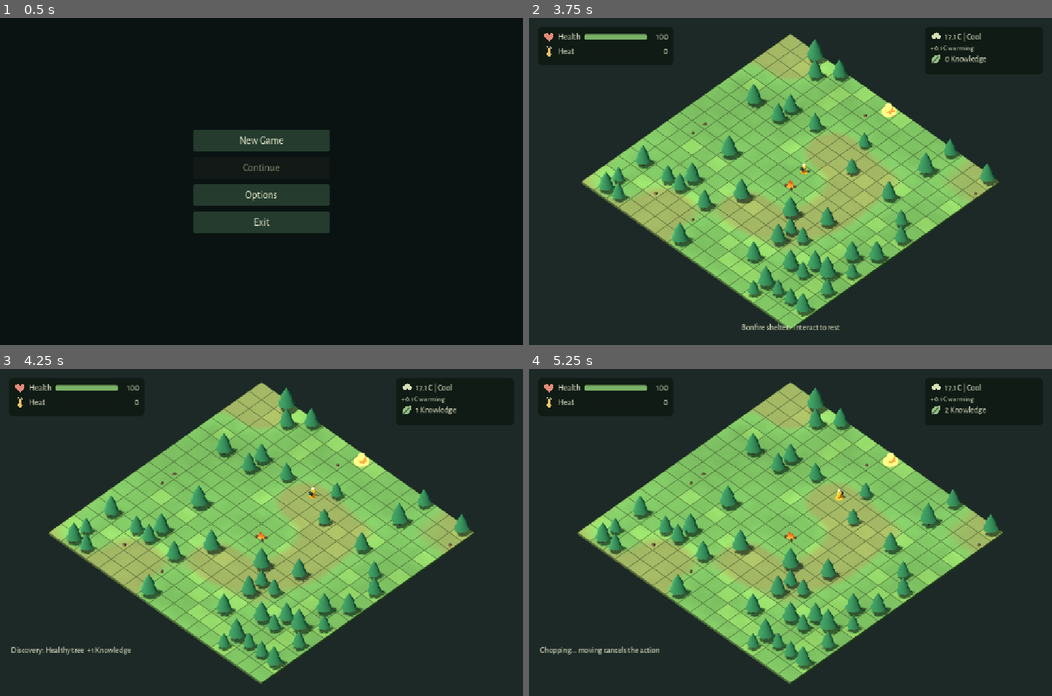
Above: before the commit, frames 1-4 (two rows, left to right).
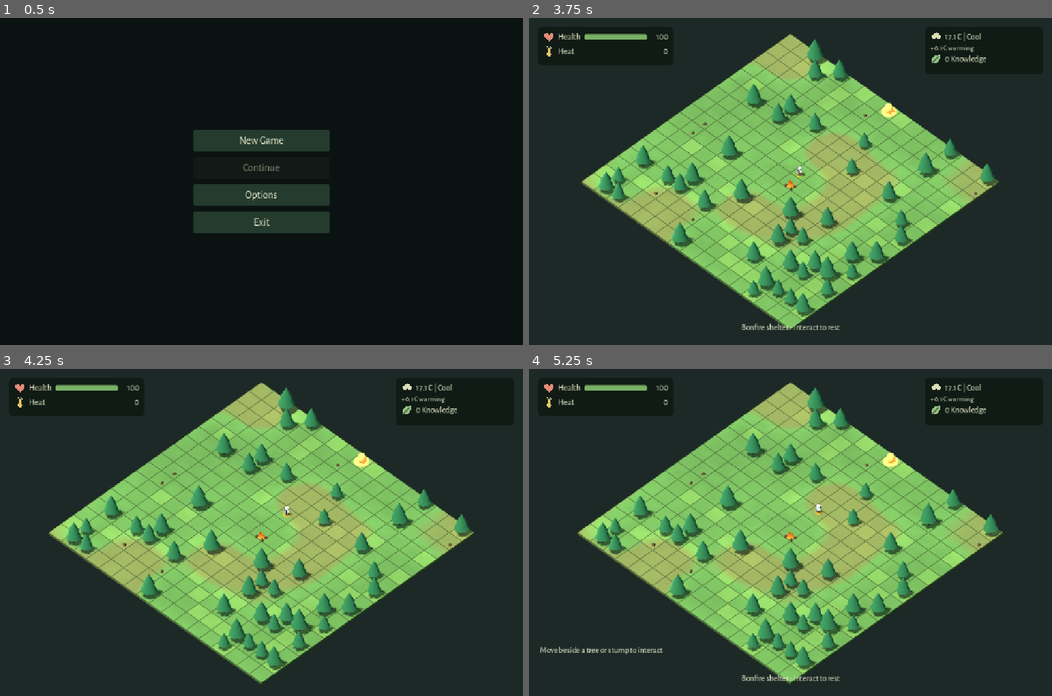
Above: after the commit, the same moments.

Repository: emir-masinovic/gameup-2026-nihilists
Game: Godot game, scene res://features/menus/main_menu.tscn
The game is run twice, just before and just after one commit, with the same random seed, the same clock (stepped at 60 frames per second) and the same inputs.
Inputs (mouse positions are in pixels of both pictures, inside the frame that each line leads up to):
- Up to frame 1 (0.5 s): no input
- Up to frame 2 (3.75 s): click "New Game" at 0.5 s; tap Enter (ui_accept) at 1.25, 1.52 s; move the mouse to (905, 165) at 1.27 s; hold D (move_east) 1.28-2 s; hold E (interact) 1.28-2 s; click (905, 165) at 1.42 s; click "Return to forest" at 2 s; drag from (685, 197) to (764, 246) at 2.77 s; move the mouse to (842, 109) at 3.52 s; hold D (move_east) from 3.53 s (still down); hold Mouse wheel up (camera_zoom_in) from 3.53 s (still down)
- Up to frame 3 (4.25 s): keep holding D (move_east); keep holding Mouse wheel up (camera_zoom_in); tap E (interact) at 3.8 s
- Up to frame 4 (5.25 s): release D (move_east) at 4.25 s; release Mouse wheel up (camera_zoom_in) at 4.25 s; drag from (764, 597) to (633, 483) at 4.27 s; move the mouse to (947, 581) at 5.02 s; hold A (move_west) from 5.03 s (still down); hold E (interact) from 5.03 s (still down)

Frame 1 is identical in both runs. In frame 2, less than 0.1% of the frame differs, in the area x 47-54%, y 27-49%; in frame 3, 0.4%; in frame 4, 0.6%, in the area x 2-88%, y 11-96%.

Commit message:
feat: add weather effects and enhance player movement animations

Diff:
--- a/features/levels/forest/forest_level.gd
+++ b/features/levels/forest/forest_level.gd
@@ -22,6 +22,8 @@
 var ended = false
 var hud: Control
 var recovery_seen = false
+var rain_particles: CPUParticles3D
+var heat_particles: CPUParticles3D
 
 func _ready():
 	if not OS.get_cmdline_user_args().has("--fixed-seed"):
@@ -74,8 +76,10 @@
 	_apply_shadow_quality()
 	_create_landmarks()
 	_create_kenney_props()
+	_create_weather_effects()
 	_update_lighting()
 	_refresh_visuals()
+	_update_weather_effects()
 	_update_hud()
 
 func _apply_shadow_quality():
@@ -104,6 +108,7 @@
 		if shade > 0.0:
 			_discover("interaction.tree_shade", "Trees reduce heat exposure")
 		_refresh_visuals()
+		_update_weather_effects()
 		if survival.dead:
 			_end_run("death")
 		_update_hud()
@@ -194,6 +199,7 @@
 			for child in tree.get_children():
 				if child is MeshInstance3D and child.name.begins_with("Crown"):
 					child.material_override = leaf_materials[bucket]
+					child.visible = data.tree_state != "dead"
 
 func _update_hud():
 	var safe = $GridPlayer.cell.distance_to(grid.start) <= 2.2
@@ -298,3 +304,65 @@
 		prop.scale = Vector3.ONE * 1.5
 		prop.add_to_group("forest_props")
 		add_child(prop)
+
+func _create_weather_effects():
+	var center = grid.world_position(Vector2i(grid.SIZE / 2, grid.SIZE / 2))
+
+	rain_particles = CPUParticles3D.new()
+	rain_particles.name = "RainParticles"
+	rain_particles.emitting = false
+	rain_particles.amount = 140
+	rain_particles.lifetime = 1.2
+	rain_particles.emission_shape = CPUParticles3D.EMISSION_SHAPE_BOX
+	rain_particles.emission_box_extents = Vector3(18.0, 1.0, 18.0)
+	rain_particles.direction = Vector3(-0.2, -1.0, -0.1)
+	rain_particles.spread = 4.0
+	rain_particles.initial_velocity_min = 18.0
+	rain_particles.initial_velocity_max = 24.0
+
+	var rain_mat = StandardMaterial3D.new()
+	rain_mat.transparency = BaseMaterial3D.TRANSPARENCY_ALPHA
+	rain_mat.albedo_color = Color(0.75, 0.88, 1.0, 0.45)
+	rain_mat.roughness = 0.2
+
+	var drop = BoxMesh.new()
+	drop.size = Vector3(0.025, 0.38, 0.025)
+	drop.material = rain_mat
+	rain_particles.mesh = drop
+	rain_particles.position = center + Vector3(0, 12.0, 0)
+	add_child(rain_particles)
+
+	heat_particles = CPUParticles3D.new()
+	heat_particles.name = "HeatParticles"
+	heat_particles.emitting = false
+	heat_particles.amount = 40
+	heat_particles.lifetime = 2.4
+	heat_particles.emission_shape = CPUParticles3D.EMISSION_SHAPE_BOX
+	heat_particles.emission_box_extents = Vector3(18.0, 0.2, 18.0)
+	heat_particles.direction = Vector3(0.0, 1.0, 0.0)
+	heat_particles.spread = 15.0
+	heat_particles.initial_velocity_min = 0.5
+	heat_particles.initial_velocity_max = 1.2
+
+	var heat_mat = StandardMaterial3D.new()
+	heat_mat.transparency = BaseMaterial3D.TRANSPARENCY_ALPHA
+	heat_mat.albedo_color = Color(1.0, 0.65, 0.25, 0.55)
+	heat_mat.emission_enabled = true
+	heat_mat.emission = Color(1.0, 0.5, 0.15)
+	heat_mat.emission_energy_multiplier = 0.8
+
+	var ember = SphereMesh.new()
+	ember.radius = 0.035
+	ember.height = 0.07
+	ember.radial_segments = 5
+	ember.rings = 3
+	ember.material = heat_mat
+	heat_particles.mesh = ember
+	heat_particles.position = center + Vector3(0, 0.2, 0)
+	add_child(heat_particles)
+
+func _update_weather_effects():
+	if rain_particles != null:
+		rain_particles.emitting = (climate.weather == "rain")
+	if heat_particles != null:
+		heat_particles.emitting = (climate.weather == "heat")
--- a/features/levels/forest/forest_tree.tscn
+++ b/features/levels/forest/forest_tree.tscn
@@ -1,29 +1,60 @@
-[gd_scene load_steps=5 format=3]
+[gd_scene load_steps=6 format=3]
+
 [sub_resource type="StandardMaterial3D" id="Bark"]
 albedo_color = Color(0.26, 0.16, 0.09, 1)
 roughness = 1.0
+
 [sub_resource type="CylinderMesh" id="Trunk"]
 material = SubResource("Bark")
 top_radius = 0.11
 bottom_radius = 0.2
 height = 1.3
 radial_segments = 6
+
+[sub_resource type="CylinderMesh" id="BranchMesh"]
+material = SubResource("Bark")
+top_radius = 0.03
+bottom_radius = 0.07
+height = 0.65
+radial_segments = 5
+
 [sub_resource type="StandardMaterial3D" id="Leaves"]
 albedo_color = Color(0.13, 0.33, 0.22, 1)
 roughness = 1.0
+
 [sub_resource type="CylinderMesh" id="Crown"]
 material = SubResource("Leaves")
 top_radius = 0.0
 bottom_radius = 0.85
 height = 1.7
 radial_segments = 7
+
 [node name="ForestTree" type="Node3D"]
+
 [node name="Trunk" type="MeshInstance3D" parent="."]
 position = Vector3(0, 0.65, 0)
 mesh = SubResource("Trunk")
+
+[node name="Branch1" type="MeshInstance3D" parent="."]
+transform = Transform3D(0.8192, 0.5736, 0, -0.5736, 0.8192, 0, 0, 0, 1, 0.18, 1.25, 0)
+mesh = SubResource("BranchMesh")
+
+[node name="Branch2" type="MeshInstance3D" parent="."]
+transform = Transform3D(-0.766, -0.6428, 0, 0.6428, -0.766, 0, 0, 0, 1, -0.2, 1.45, 0.05)
+mesh = SubResource("BranchMesh")
+
+[node name="Branch3" type="MeshInstance3D" parent="."]
+transform = Transform3D(1, 0, 0, 0, 0.7071, -0.7071, 0, 0.7071, 0.7071, 0.05, 1.65, 0.16)
+mesh = SubResource("BranchMesh")
+
+[node name="Branch4" type="MeshInstance3D" parent="."]
+transform = Transform3D(1, 0, 0, 0, 0.766, 0.6428, 0, -0.6428, 0.766, -0.05, 1.8, -0.16)
+mesh = SubResource("BranchMesh")
+
 [node name="CrownLower" type="MeshInstance3D" parent="."]
 position = Vector3(0, 1.55, 0)
 mesh = SubResource("Crown")
+
 [node name="CrownUpper" type="MeshInstance3D" parent="."]
 position = Vector3(0, 2.25, 0)
 scale = Vector3(0.73, 0.8, 0.73)
--- a/features/player/grid_player.gd
+++ b/features/player/grid_player.gd
@@ -2,6 +2,9 @@
 signal cell_entered(cell: Vector2i)
 const CARDINAL_DIRECTIONS = [Vector2i.UP, Vector2i.RIGHT, Vector2i.DOWN, Vector2i.LEFT]
 const INPUT_ALIGNMENT_HYSTERESIS = 0.08
+
+@export_range(0.15, 0.8) var step_duration: float = 0.32
+
 var facing = Vector2i.UP
 var cell = Vector2i.ZERO
 var grid: RefCounted
@@ -9,13 +12,74 @@
 var move_tween: Tween
 var _screen_directions: Dictionary = {}
 
+var _body: Node3D
+var _arm_left: Node3D
+var _arm_right: Node3D
+var _leg_left: Node3D
+var _leg_right: Node3D
+var _step_dust: CPUParticles3D
+
+var _step_count: int = 0
+var _step_elapsed: float = 0.0
+var _step_planted: bool = false
+var _target_yaw: float = 0.0
+
+func _ready():
+	_cache_nodes()
+	_create_step_dust()
+
+func _create_step_dust():
+	if _step_dust != null:
+		return
+	_step_dust = CPUParticles3D.new()
+	_step_dust.name = "StepDust"
+	_step_dust.emitting = false
+	_step_dust.one_shot = true
+	_step_dust.explosiveness = 0.95
+	_step_dust.amount = 6
+	_step_dust.lifetime = 0.35
+	_step_dust.direction = Vector3(0, 1, 0)
+	_step_dust.spread = 50.0
+	_step_dust.initial_velocity_min = 0.4
+	_step_dust.initial_velocity_max = 0.85
+	_step_dust.gravity = Vector3(0, -3.5, 0)
+
+	var dust_mat = StandardMaterial3D.new()
+	dust_mat.transparency = BaseMaterial3D.TRANSPARENCY_ALPHA
+	dust_mat.albedo_color = Color(0.55, 0.46, 0.35, 0.5)
+	dust_mat.roughness = 1.0
+
+	var sphere = SphereMesh.new()
+	sphere.radius = 0.035
+	sphere.height = 0.07
+	sphere.radial_segments = 5
+	sphere.rings = 3
+	sphere.material = dust_mat
+	_step_dust.mesh = sphere
+	add_child(_step_dust)
+
+func _cache_nodes():
+	if _body == null:
+		_body = get_node_or_null("Body")
+	if _body != null:
+		if _arm_left == null:
+			_arm_left = _body.get_node_or_null("ArmLeft")
+		if _arm_right == null:
+			_arm_right = _body.get_node_or_null("ArmRight")
+		if _leg_left == null:
+			_leg_left = _body.get_node_or_null("LegLeft")
+		if _leg_right == null:
+			_leg_right = _body.get_node_or_null("LegRight")
+
 func configure(data: RefCounted):
 	grid = data
 	cell = grid.start
 	position = grid.world_position(cell)
 	_screen_directions.clear()
-
-func _process(_delta):
+	_cache_nodes()
+
+func _process(delta: float):
+	_update_animation(delta)
 	if moving or grid == null:
 		return
 	var direction = Vector2i.ZERO
@@ -29,6 +93,93 @@
 		direction = Vector2i.RIGHT
 	if direction != Vector2i.ZERO:
 		try_move(screen_direction_to_grid(direction))
+
+func _update_animation(delta: float):
+	_cache_nodes()
+	if _body == null:
+		return
+	if moving:
+		_step_elapsed += delta
+		var t = clampf(_step_elapsed / step_duration, 0.0, 1.0)
+		var foot_side = 1.0 if (_step_count % 2 == 1) else -1.0
+
+		if t < 0.72:
+			# Stride phase (push-off and aerial stride)
+			var stride_t = t / 0.72
+			var stride_curve = sin(stride_t * PI)
+
+			# Hop arc
+			_body.position.y = stride_curve * 0.11
+			_body.scale = Vector3.ONE
+			# Leaning into the step & shifting weight
+			_body.rotation.x = -stride_curve * 0.14
+			_body.rotation.z = stride_curve * 0.06 * foot_side
+
+			# Deliberate leg strides
+			var leg_angle = stride_curve * 0.75 * foot_side
+			if _leg_left:
+				_leg_left.rotation.x = leg_angle
+			if _leg_right:
+				_leg_right.rotation.x = -leg_angle
+
+			# Natural opposing arm swings with mass
+			if _arm_left:
+				_arm_left.rotation.x = -leg_angle * 0.75
+				_arm_left.rotation.z = 0.06
+			if _arm_right:
+				_arm_right.rotation.x = leg_angle * 0.75
+				_arm_right.rotation.z = -0.06
+		else:
+			# Foot plant & impact cushion phase (t >= 0.72)
+			if not _step_planted:
+				_step_planted = true
+				if _step_dust != null:
+					var boot_offset_x = -0.13 if (_step_count % 2 == 1) else 0.13
+					_step_dust.position = Vector3(boot_offset_x, 0.02, 0.0)
+					_step_dust.restart()
+
+			var impact_t = (t - 0.72) / 0.28
+			var cushion = sin(impact_t * PI)
+			# Heel strike dip & rebound
+			_body.position.y = -cushion * 0.035
+			# Weight compression / squash
+			_body.scale = Vector3(1.0 + cushion * 0.05, 1.0 - cushion * 0.06, 1.0 + cushion * 0.05)
+
+			_body.rotation.x = lerpf(_body.rotation.x, 0.0, impact_t * 1.5)
+			_body.rotation.z = lerpf(_body.rotation.z, 0.0, impact_t * 1.5)
+
+			# Legs plant firmly on ground
+			if _leg_left:
+				_leg_left.rotation.x = lerpf(_leg_left.rotation.x, 0.0, impact_t * 2.0)
+			if _leg_right:
+				_leg_right.rotation.x = lerpf(_leg_right.rotation.x, 0.0, impact_t * 2.0)
+			if _arm_left:
+				_arm_left.rotation.x = lerpf(_arm_left.rotation.x, 0.0, impact_t * 2.0)
+			if _arm_right:
+				_arm_right.rotation.x = lerpf(_arm_right.rotation.x, 0.0, impact_t * 2.0)
+
+		_body.rotation.y = lerp_angle(_body.rotation.y, _target_yaw, delta * 20.0)
+	else:
+		# Return limbs smoothly to relaxed stance
+		var blend = delta * 12.0
+		if _leg_left:
+			_leg_left.rotation.x = lerpf(_leg_left.rotation.x, 0.0, blend)
+		if _leg_right:
+			_leg_right.rotation.x = lerpf(_leg_right.rotation.x, 0.0, blend)
+		if _arm_left:
+			_arm_left.rotation.x = lerpf(_arm_left.rotation.x, 0.0, blend)
+			_arm_left.rotation.z = lerpf(_arm_left.rotation.z, 0.08, blend)
+		if _arm_right:
+			_arm_right.rotation.x = lerpf(_arm_right.rotation.x, 0.0, blend)
+			_arm_right.rotation.z = lerpf(_arm_right.rotation.z, -0.08, blend)
+		_body.rotation.x = lerpf(_body.rotation.x, 0.0, blend)
+		_body.rotation.z = lerpf(_body.rotation.z, 0.0, blend)
+		_body.scale = _body.scale.lerp(Vector3.ONE, blend)
+		_body.rotation.y = lerp_angle(_body.rotation.y, _target_yaw, delta * 15.0)
+
+		# Subtle idle breathing
+		var breath = sin(Time.get_ticks_msec() * 0.003) * 0.012
+		_body.position.y = lerpf(_body.position.y, breath, delta * 8.0)
 
 func screen_direction_to_grid(screen_direction: Vector2i) -> Vector2i:
 	if abs(screen_direction.x) + abs(screen_direction.y) != 1:
@@ -45,8 +196,6 @@
 		var step = camera.unproject_position(target) - screen_origin
 		projected[direction] = step
 		longest = maxf(longest, step.length())
-	# At a horizontal view one grid axis can vanish. Do not normalize its
-	# floating-point residue into an apparently perfect screen direction.
 	var minimum_length = maxf(0.00001, longest * 0.0001)
 	var scores: Dictionary = {}
 	var best_direction = screen_direction
@@ -57,7 +206,6 @@
 			continue
 		var score = step.normalized().dot(Vector2(screen_direction))
 		scores[direction] = score
-		# Fixed cardinal iteration order resolves exact ties reproducibly.
 		if score > best_score + 0.000001:
 			best_score = score
 			best_direction = direction
@@ -77,8 +225,21 @@
 	moving = true
 	cell = target
 	cell_entered.emit(cell)
-	$Body.rotation.y = atan2(-direction.x, -direction.y)
+	_cache_nodes()
+	_step_count += 1
+	_step_elapsed = 0.0
+	_step_planted = false
+	_target_yaw = atan2(-direction.x, -direction.y)
+	if _body:
+		_body.rotation.y = _target_yaw
 	move_tween = create_tween()
-	move_tween.tween_property(self, "position", grid.world_position(cell), 0.16).set_trans(Tween.TRANS_SINE)
-	move_tween.finished.connect(func(): moving = false)
+	move_tween.tween_property(self, "position", grid.world_position(cell), step_duration).set_trans(Tween.TRANS_QUAD).set_ease(Tween.EASE_IN_OUT)
+	move_tween.finished.connect(_on_step_finished)
 	return true
+
+func _on_step_finished():
+	moving = false
+	_step_planted = false
+	if _body:
+		_body.position.y = 0.0
+		_body.scale = Vector3.ONE
--- a/features/player/grid_player.tscn
+++ b/features/player/grid_player.tscn
@@ -1,47 +1,204 @@
-[gd_scene load_steps=9 format=3]
+[gd_scene load_steps=18 format=3]
 
 [ext_resource type="Script" path="res://features/player/grid_player.gd" id="1"]
-[sub_resource type="StandardMaterial3D" id="Coat"]
-albedo_color = Color(0.95, 0.56, 0.14, 1)
+
+[sub_resource type="StandardMaterial3D" id="SuitWhite"]
+albedo_color = Color(0.92, 0.94, 0.96, 1)
+roughness = 0.55
+
+[sub_resource type="StandardMaterial3D" id="SuitDark"]
+albedo_color = Color(0.16, 0.18, 0.22, 1)
+roughness = 0.7
+
+[sub_resource type="StandardMaterial3D" id="VisorGlass"]
+albedo_color = Color(0.11, 0.13, 0.17, 1)
+metallic = 0.88
+roughness = 0.14
+
+[sub_resource type="StandardMaterial3D" id="SuitAccent"]
+albedo_color = Color(0.15, 0.75, 0.8, 1)
+emission_enabled = true
+emission = Color(0.12, 0.65, 0.7, 1)
+emission_energy_multiplier = 0.8
+
+[sub_resource type="StandardMaterial3D" id="TankMat"]
+albedo_color = Color(0.82, 0.85, 0.88, 1)
+roughness = 0.35
+metallic = 0.25
+
+[sub_resource type="StandardMaterial3D" id="MarkerMat"]
+transparency = 1
+albedo_color = Color(0.95, 0.56, 0.14, 0.65)
 roughness = 1.0
-[sub_resource type="CapsuleMesh" id="Torso"]
-material = SubResource("Coat")
-radius = 0.28
-height = 0.85
-radial_segments = 8
-rings = 2
-[sub_resource type="StandardMaterial3D" id="Skin"]
-albedo_color = Color(0.88, 0.69, 0.48, 1)
-[sub_resource type="SphereMesh" id="Head"]
-material = SubResource("Skin")
-radius = 0.22
-height = 0.44
-radial_segments = 8
-rings = 4
-[sub_resource type="StandardMaterial3D" id="Dark"]
-albedo_color = Color(0.12, 0.17, 0.18, 1)
-[sub_resource type="BoxMesh" id="Pack"]
-material = SubResource("Dark")
-size = Vector3(0.4, 0.4, 0.23)
-[sub_resource type="CylinderMesh" id="Marker"]
-material = SubResource("Coat")
+
+[sub_resource type="CylinderMesh" id="MarkerMesh"]
+material = SubResource("MarkerMat")
 top_radius = 0.42
 bottom_radius = 0.42
 height = 0.025
 radial_segments = 12
 
+[sub_resource type="CapsuleMesh" id="TorsoMesh"]
+material = SubResource("SuitWhite")
+radius = 0.25
+height = 0.58
+radial_segments = 10
+rings = 3
+
+[sub_resource type="BoxMesh" id="BadgeMesh"]
+material = SubResource("SuitAccent")
+size = Vector3(0.16, 0.12, 0.05)
+
+[sub_resource type="BoxMesh" id="BeltMesh"]
+material = SubResource("SuitDark")
+size = Vector3(0.46, 0.08, 0.32)
+
+[sub_resource type="SphereMesh" id="HeadMesh"]
+material = SubResource("SuitWhite")
+radius = 0.23
+height = 0.46
+radial_segments = 12
+rings = 6
+
+[sub_resource type="SphereMesh" id="VisorMesh"]
+material = SubResource("VisorGlass")
+radius = 0.17
+height = 0.28
+radial_segments = 10
+rings = 5
+
+[sub_resource type="CylinderMesh" id="EarMesh"]
+material = SubResource("SuitDark")
+top_radius = 0.06
+bottom_radius = 0.06
+height = 0.05
+radial_segments = 8
+
+[sub_resource type="BoxMesh" id="PackMesh"]
+material = SubResource("SuitDark")
+size = Vector3(0.34, 0.38, 0.16)
+
+[sub_resource type="CylinderMesh" id="TankMesh"]
+material = SubResource("TankMat")
+top_radius = 0.055
+bottom_radius = 0.055
+height = 0.32
+radial_segments = 8
+
+[sub_resource type="CapsuleMesh" id="ArmMesh"]
+material = SubResource("SuitWhite")
+radius = 0.07
+height = 0.28
+radial_segments = 8
+rings = 2
+
+[sub_resource type="SphereMesh" id="GloveMesh"]
+material = SubResource("SuitDark")
+radius = 0.075
+height = 0.15
+radial_segments = 8
+rings = 3
+
+[sub_resource type="CapsuleMesh" id="LegMesh"]
+material = SubResource("SuitWhite")
+radius = 0.075
+height = 0.26
+radial_segments = 8
+rings = 2
+
+[sub_resource type="BoxMesh" id="BootMesh"]
+material = SubResource("SuitDark")
+size = Vector3(0.15, 0.11, 0.22)
+
 [node name="GridPlayer" type="Node3D"]
 script = ExtResource("1")
+
 [node name="Marker" type="MeshInstance3D" parent="."]
 position = Vector3(0, 0.025, 0)
-mesh = SubResource("Marker")
+mesh = SubResource("MarkerMesh")
+
 [node name="Body" type="Node3D" parent="."]
+
 [node name="Torso" type="MeshInstance3D" parent="Body"]
 position = Vector3(0, 0.56, 0)
-mesh = SubResource("Torso")
+mesh = SubResource("TorsoMesh")
+
+[node name="ChestBadge" type="MeshInstance3D" parent="Body"]
+position = Vector3(0, 0.64, -0.21)
+mesh = SubResource("BadgeMesh")
+
+[node name="Belt" type="MeshInstance3D" parent="Body"]
+position = Vector3(0, 0.36, 0)
+mesh = SubResource("BeltMesh")
+
 [node name="Head" type="MeshInstance3D" parent="Body"]
-position = Vector3(0, 1.15, 0)
-mesh = SubResource("Head")
+position = Vector3(0, 0.98, 0)
+mesh = SubResource("HeadMesh")
+
+[node name="Visor" type="MeshInstance3D" parent="Body/Head"]
+transform = Transform3D(1, 0, 0, 0, 0.75, 0, 0, 0, 0.65, 0, 0.01, -0.11)
+mesh = SubResource("VisorMesh")
+
+[node name="EarLeft" type="MeshInstance3D" parent="Body/Head"]
+transform = Transform3D(0, -1, 0, 1, 0, 0, 0, 0, 1, -0.24, 0, 0)
+mesh = SubResource("EarMesh")
+
+[node name="EarRight" type="MeshInstance3D" parent="Body/Head"]
+transform = Transform3D(0, 1, 0, -1, 0, 0, 0, 0, 1, 0.24, 0, 0)
+mesh = SubResource("EarMesh")
+
 [node name="Backpack" type="MeshInstance3D" parent="Body"]
-position = Vector3(0, 0.65, 0.3)
-mesh = SubResource("Pack")
+position = Vector3(0, 0.62, 0.21)
+mesh = SubResource("PackMesh")
+
+[node name="TankLeft" type="MeshInstance3D" parent="Body/Backpack"]
+position = Vector3(-0.09, 0.02, 0.09)
+mesh = SubResource("TankMesh")
+
+[node name="TankRight" type="MeshInstance3D" parent="Body/Backpack"]
+position = Vector3(0.09, 0.02, 0.09)
+mesh = SubResource("TankMesh")
+
+[node name="ArmLeft" type="Node3D" parent="Body"]
+position = Vector3(-0.28, 0.68, 0)
+
+[node name="ArmMesh" type="MeshInstance3D" parent="Body/ArmLeft"]
+position = Vector3(0, -0.12, 0)
+mesh = SubResource("ArmMesh")
+
+[node name="Glove" type="MeshInstance3D" parent="Body/ArmLeft"]
+position = Vector3(0, -0.25, 0)
+mesh = SubResource("GloveMesh")
+
+[node name="ArmRight" type="Node3D" parent="Body"]
+position = Vector3(0.28, 0.68, 0)
+
+[node name="ArmMesh" type="MeshInstance3D" parent="Body/ArmRight"]
+position = Vector3(0, -0.12, 0)
+mesh = SubResource("ArmMesh")
+
+[node name="Glove" type="MeshInstance3D" parent="Body/ArmRight"]
+position = Vector3(0, -0.25, 0)
+mesh = SubResource("GloveMesh")
+
+[node name="LegLeft" type="Node3D" parent="Body"]
+position = Vector3(-0.13, 0.35, 0)
+
+[node name="LegMesh" type="MeshInstance3D" parent="Body/LegLeft"]
+position = Vector3(0, -0.11, 0)
+mesh = SubResource("LegMesh")
+
+[node name="Boot" type="MeshInstance3D" parent="Body/LegLeft"]
+position = Vector3(0, -0.26, -0.03)
+mesh = SubResource("BootMesh")
+
+[node name="LegRight" type="Node3D" parent="Body"]
+position = Vector3(0.13, 0.35, 0)
+
+[node name="LegMesh" type="MeshInstance3D" parent="Body/LegRight"]
+position = Vector3(0, -0.11, 0)
+mesh = SubResource("LegMesh")
+
+[node name="Boot" type="MeshInstance3D" parent="Body/LegRight"]
+position = Vector3(0, -0.26, -0.03)
+mesh = SubResource("BootMesh")
--- a/tests/grid_world_test.gd
+++ b/tests/grid_world_test.gd
@@ -51,7 +51,7 @@
 	await create_timer(0.25).timeout
 	check(player.position == paused_position, "Paused movement tween frozen")
 	flow.resume()
-	await create_timer(0.25).timeout
+	await create_timer(0.45).timeout
 	check(not player.moving and player.position.is_equal_approx(world.grid.world_position(player.cell)), "Smooth movement completes on cell after resume")
 	player.cell = Vector2i(world.grid.start.x, 0)
 	player.position = world.grid.world_position(player.cell)
@@ -86,7 +86,7 @@
 	key.pressed = false
 	Input.parse_input_event(key)
 	check(player.cell == world.grid.start + mapped_south, "Remapped physical key moves player relative to camera")
-	await create_timer(0.25).timeout
+	await create_timer(0.45).timeout
 	settings.bindings = old_bindings
 	settings.apply_settings()
 	if DisplayServer.get_name() != "headless" and OS.has_environment("NIHILISTS_CAPTURE_DIR"):
--- a/tests/movement_camera_test.gd
+++ b/tests/movement_camera_test.gd
@@ -104,7 +104,7 @@
 	var before = entered.size()
 	check(not player.try_move(Vector2i.UP) and entered.size() == before, "Blocked world step emits no entry")
 	check(player.try_move(Vector2i.DOWN), "World cardinal API remains camera independent")
-	await create_timer(0.25).timeout
+	await create_timer(0.45).timeout
 	check(not player.moving and player.position.is_equal_approx(grid.world_position(player.cell)), "Mapped movement preserves cell tween completion")
 	stage.queue_free()
 	await process_frame
